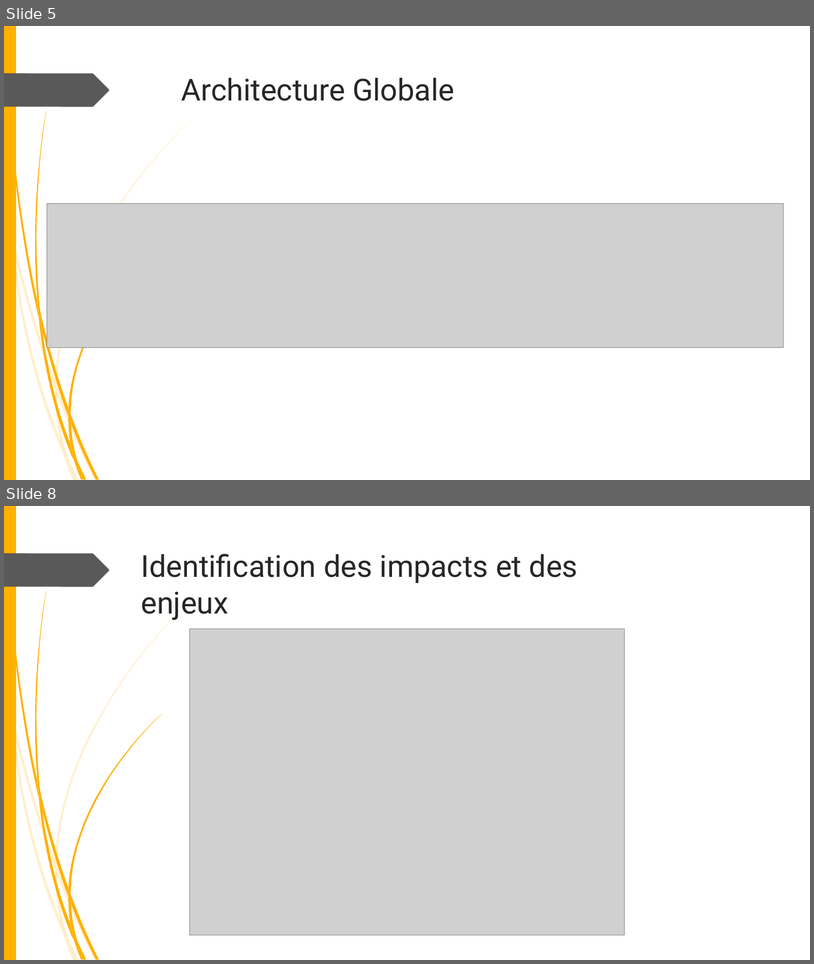
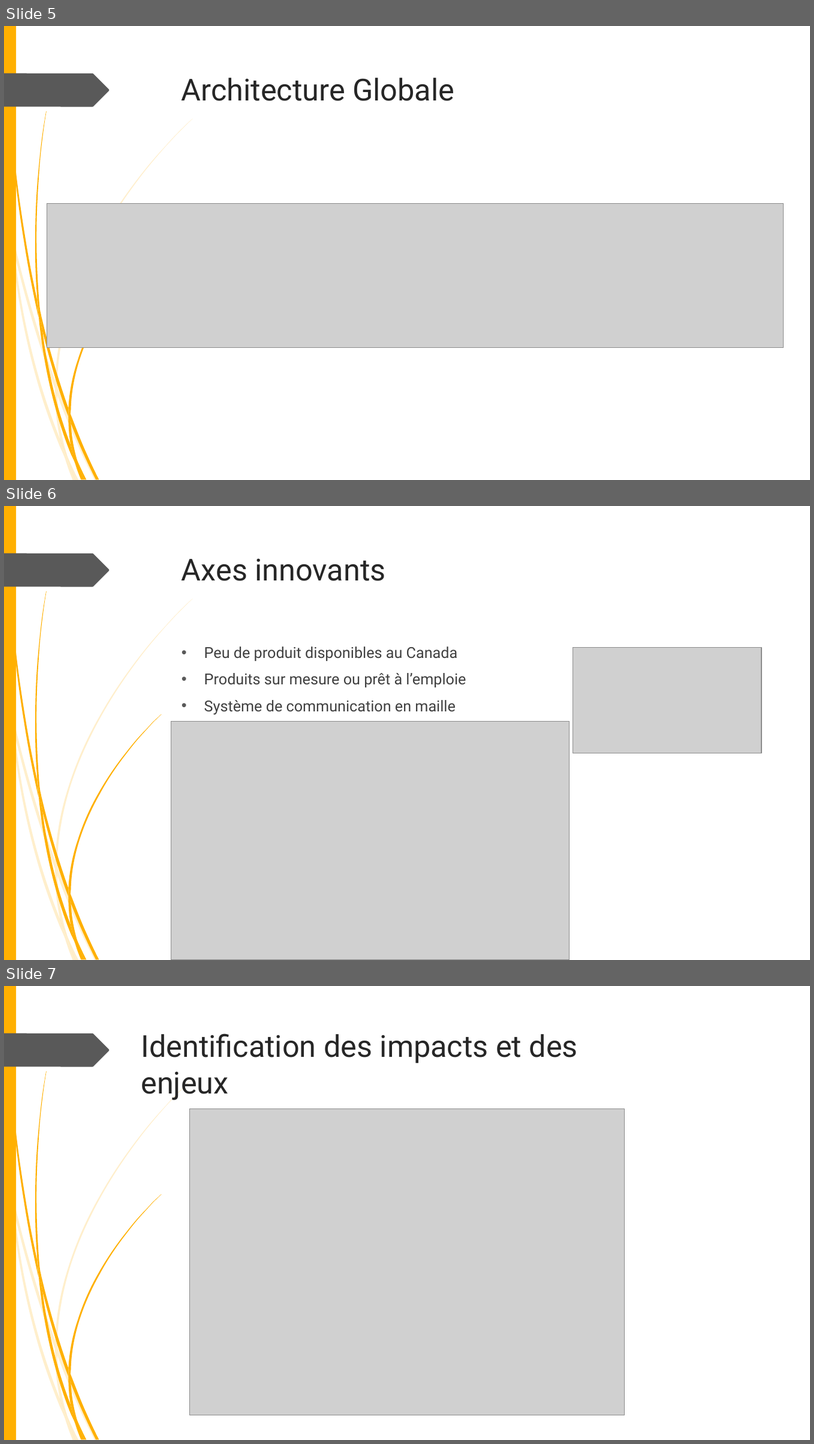
Before and after one commit to fisj2002/Projet_S6_Documentation, a slide deck: Présentation Éthique.pptx. Shown one above the other, each under a label of ours: slides 5 and 8 before the commit, slides 5, 6 and 7 after it; the slides between them are not shown. The pictures are 814x964 and 814x1444 pixels, drawn with LibreOffice and Linux fonts; fonts in the diff are those of the drawing; grey boxes stand for pictures; background and template pictures are left out. Boxes give left, top, right and bottom in pixels: in the first picture for what was removed or moved away, otherwise in the second. Text is boxed around its words. In the diff, an @@ line names an element or a change of style, - is before the commit and + after.

```diff
--- a/Présentation Éthique.pptx
+++ b/Présentation Éthique.pptx
@@ slide 6 added at [4,506,810,960], background #FFFFFF; not listed: 24 template elements that a slide beside it also shows @@
@@ title added at [182,558,386,581], 36 pt, text #262626 @@
+Axes innovants
@@ text added at [204,646,466,715], 18 pt, text #404040 @@
+• Peu de produit disponibles au Canada
+• Produits sur mesure ou prêt à l’emploie
+• Système de communication en maille
@@ picture added at [573,647,762,753] @@
@@ picture added at [171,721,570,960] @@
@@ what was slide 8 is now slide 7 @@
```
Also in this commit, not shown: 3 slides changed, 1 other slide added.
